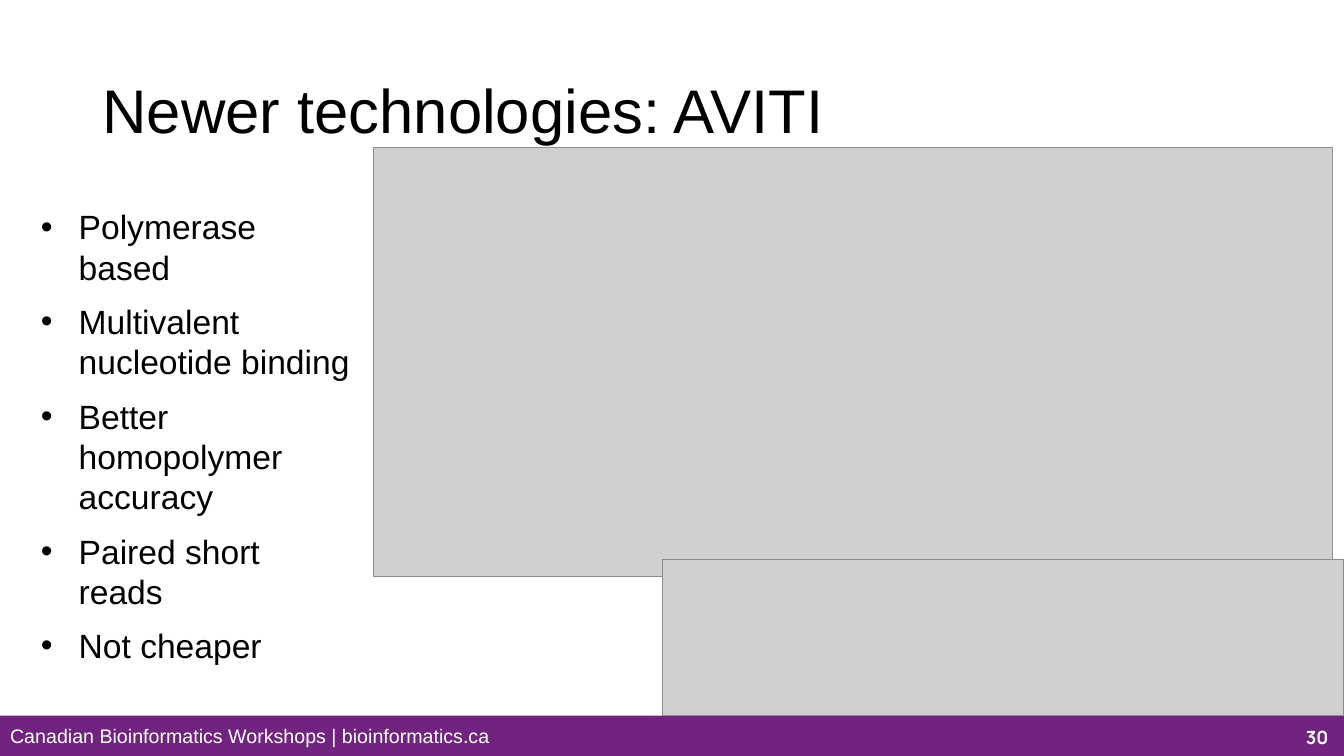
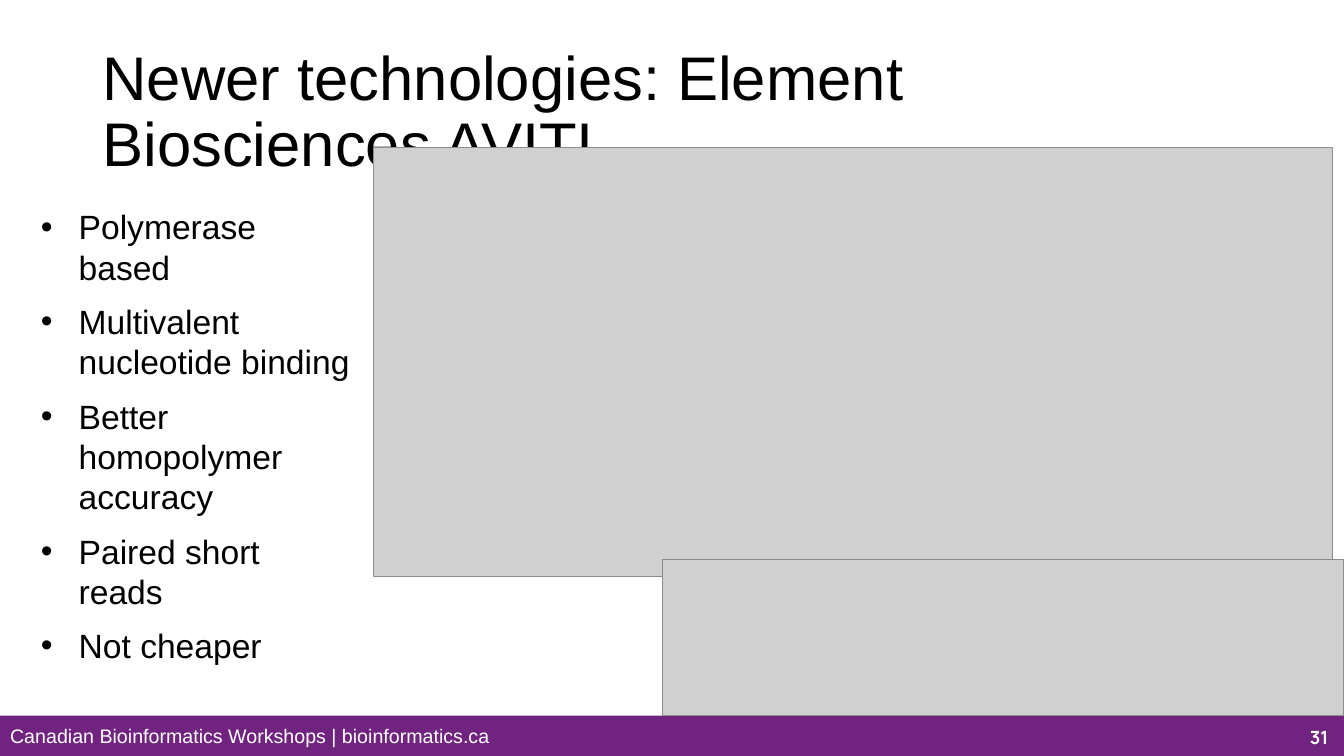
Before and after one commit to bioinformaticsdotca/HTG_Van-2611, a slide deck: slide 31 of content-files/Module_1a_HTG_Van-2611.pptx (slide 30 before the commit). Drawn at 1344x756 pixels with LibreOffice and Linux fonts; fonts in the diff are those of the drawing; grey boxes stand for pictures; background and template pictures are left out. Boxes give left, top, right and bottom in pixels: in the first picture for what was removed or moved away, otherwise in the second. Text is boxed around its words. In the diff, an @@ line names an element or a change of style, - is before the commit and + after.

```diff
--- a/content-files/Module_1a_HTG_Van-2611.pptx
+++ b/content-files/Module_1a_HTG_Van-2611.pptx
@@ title at <box>102,55,903,178</box>: text changed @@
-Newer technologies: AVITI
+Newer technologies: Element Biosciences AVITI
@@ page number at <box>1310,731,1329,745</box>: text changed @@
-30
+31
```
Also in this commit, not shown: 6 other slides changed, 3 slides added, 29 other files.
